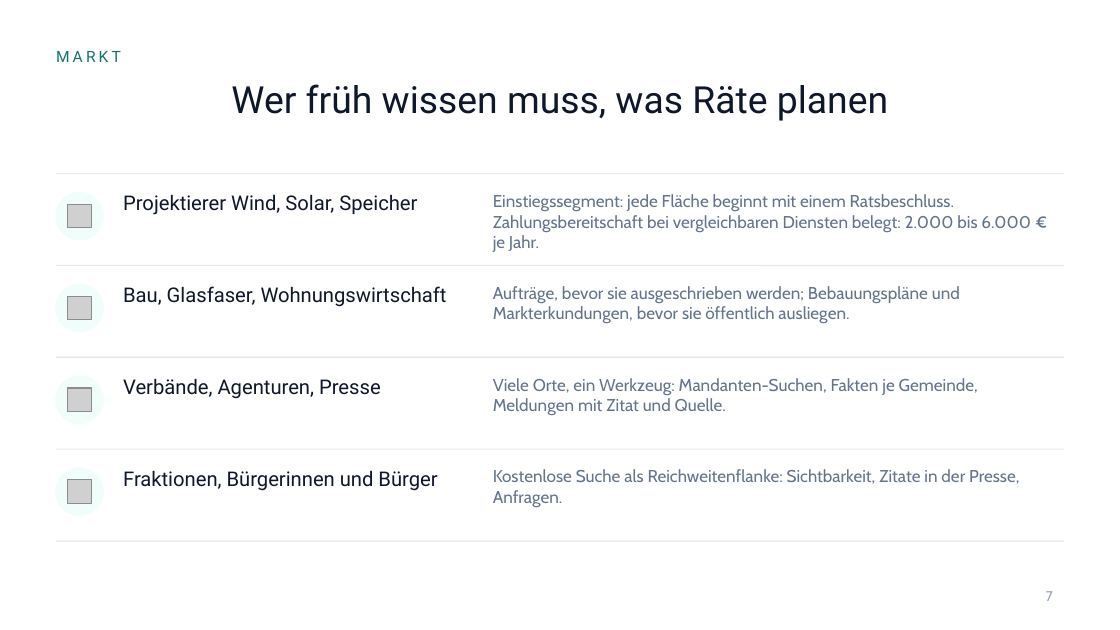
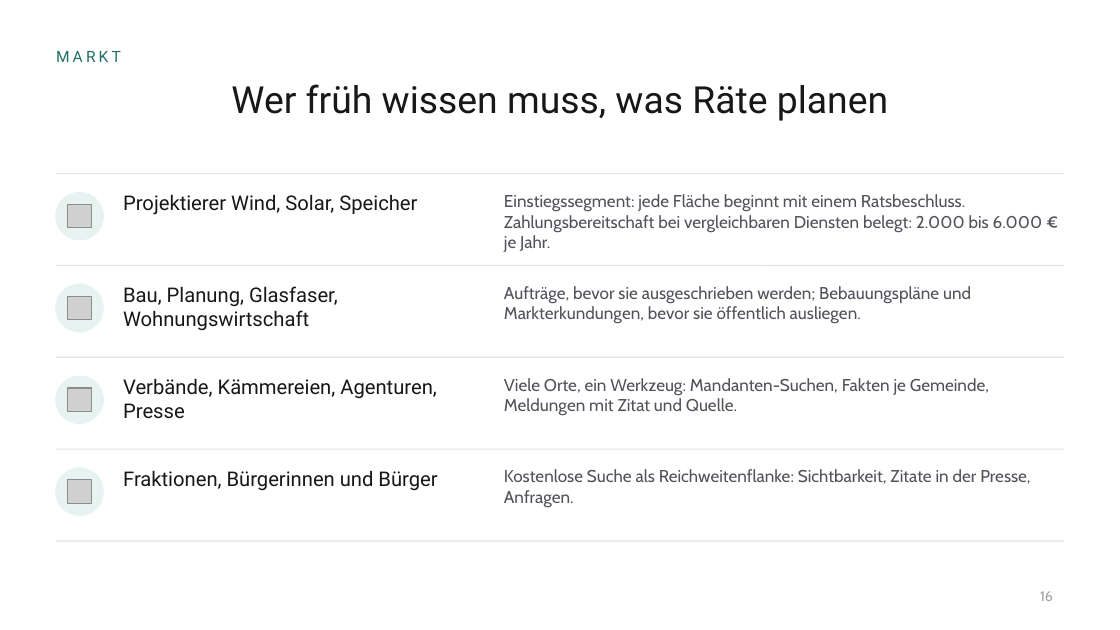
Before and after one commit to EsMa001/Ratsmonitor, a slide deck: slide 16 of docs/design/praesentation/plenara-investoren.pptx (slide 7 before the commit). Drawn at 1120x630 pixels with LibreOffice and Linux fonts; fonts in the diff are those of the drawing; grey boxes stand for pictures; background and template pictures are left out. Boxes give left, top, right and bottom in pixels: in the first picture for what was removed or moved away, otherwise in the second. Text is boxed around its words. In the diff, an @@ line names an element or a change of style, - is before the commit and + after.

```diff
--- a/docs/design/praesentation/plenara-investoren.pptx
+++ b/docs/design/praesentation/plenara-investoren.pptx
@@ text "MARKT" at <box>56,51,121,62</box>: text colour #0F766E to #1F7065 @@
@@ text colour #64748B to #52525B in 4 elements at <box>504,286,971,324</box>, <box>504,378,989,416</box>, <box>504,469,1030,508</box>, <box>504,194,1043,252</box> @@
@@ text "Einstiegssegment: jede Fläche beginnt mit ...": place and size @@
-text "Einstiegssegment: jede Fläche beginnt mit ..." at <box>493,194,1031,252</box>
+text "Einstiegssegment: jede Fläche beginnt mit ..." at <box>504,194,1043,252</box>
@@ text at <box>123,286,338,331</box>: text changed; text colour #0F172A to #18181B @@
-Bau, Glasfaser, Wohnungswirtschaft
+Bau, Planung, Glasfaser, Wohnungswirtschaft
@@ text "Aufträge, bevor sie ausgeschrieben werden; ...": place and size @@
-text "Aufträge, bevor sie ausgeschrieben werden; ..." at <box>493,286,960,323</box>
+text "Aufträge, bevor sie ausgeschrieben werden; ..." at <box>504,286,971,324</box>
@@ text at <box>123,379,436,419</box>: text changed; text colour #0F172A to #18181B @@
-Verbände, Agenturen, Presse
+Verbände, Kämmereien, Agenturen, Presse
@@ text "Viele Orte, ein Werkzeug: Mandanten-Suchen, ...": place and size @@
-text "Viele Orte, ein Werkzeug: Mandanten-Suchen, ..." at <box>493,378,978,415</box>
+text "Viele Orte, ein Werkzeug: Mandanten-Suchen, ..." at <box>504,378,989,416</box>
@@ text colour #0F172A to #18181B in 3 elements at <box>231,84,888,121</box>, <box>123,195,417,215</box>, <box>123,471,437,491</box> @@
@@ text "Kostenlose Suche als Reichweitenflanke: Sichtbarkeit, ...": place and size @@
-text "Kostenlose Suche als Reichweitenflanke: Sichtbarkeit, ..." at <box>493,469,1019,507</box>
+text "Kostenlose Suche als Reichweitenflanke: Sichtbarkeit, ..." at <box>504,469,1030,508</box>
@@ page number at <box>1040,591,1053,601</box>: text changed; text colour #94A3B8 to #A1A1AA @@
-7
+16
```
Also in this commit, not shown: 8 other slides changed, 11 slides added, 3 slides removed, 34 other files.
